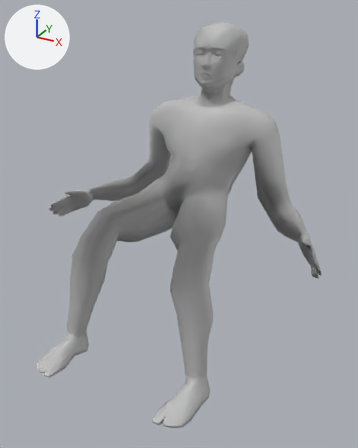
The FBX model Assets/Assets/Dead Body.fbx, before and after one commit.
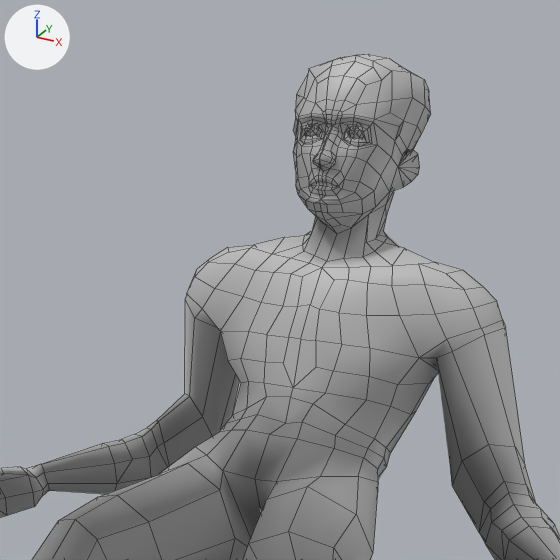
Each version is shown whole from a camera (50 mm lens) standing at (0.0164, -0.0329, 0.0245) and looking at (0.0008, -0.0046, 0.0103), then close up on the part from 21% to 84% of the width and 0% to 51% of the height. The lights are fixed; the arrows at upper left show +X, +Y and +Z. The close-ups show mesh edges as thin lines. Where no turn or scale is listed for an object, it has been applied to the vertices.

The older version as bpy lines, for what is in view:
```python
me_mesh = bpy.data.meshes.new('Mesh')
me_mesh.from_pydata(...)  # 1278 vertices, 1286 faces; spans x -0.0111..0.0111, y -0.0139..0.0056, z 0.0007..0.0234
me_mesh.materials.append(mat_lambert2)  # grey #bcbcbc
ob_polysurface16 = bpy.data.objects.new('polySurface16', me_mesh)
ob_polysurface16.location = (0.0, 0.0, 0.0)
```
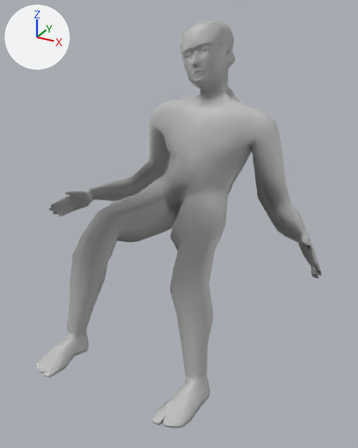
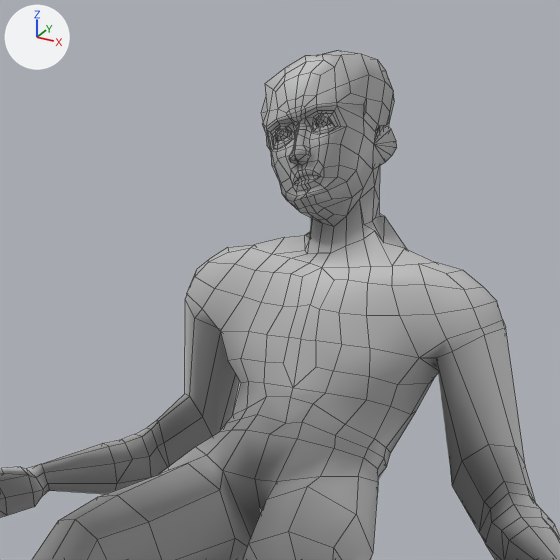
Boxes [x1, y1, x2, y2] around the edits, measured in the close-ups (560 x 560 px; the box of a moved part takes in the faces that stretch with it):
'polySurface16', reshaped
    before: [0, 54, 560, 560]
    after: [0, 50, 560, 560]
part 1 of me_mesh, moved or reshaped
    before: [305, 124, 320, 136]
    after: [275, 130, 290, 141]
part 2 of me_mesh, moved or reshaped
    before: [349, 127, 363, 138]
    after: [316, 114, 331, 127]
part 3 of me_mesh, moved or reshaped
    before: [272, 54, 431, 268]
    after: [262, 50, 407, 268]

The change in detail:
me_mesh is used by ob_polysurface16; location (0.0, 0.0, 0.0).
me_mesh had 1278 vertices, 1286 faces and spanned x -0.0111..0.0111, y -0.0139..0.0056, z 0.0007..0.0234.
me_mesh now has 1278 vertices, 1286 faces and spans x -0.0111..0.0111, y -0.0139..0.0056, z 0.0007..0.0235.
me_mesh part 1: the loose piece of 41 vertices spanning x -0.001..-0.0004, y 0.0014..0.0019, z 0.021..0.0216 is turned -18.1 degrees about the y axis through its middle, then moved by (-0.001, 0.0, -0.0002).
me_mesh part 2: the loose piece of 41 vertices spanning x 0.0004..0.001, y 0.0014..0.0019, z 0.021..0.0216 is turned -18.1 degrees about the y axis through its middle, then moved by (-0.0011, 0.0, 0.0003).
me_mesh part 3: 379 of the vertices in x -0.002..0.002, y 0.0006..0.0056, z 0.0176..0.0234 are turned -18.1 degrees about the y axis through their middle, then moved by (-0.0008, 0.0, 0.0001).
